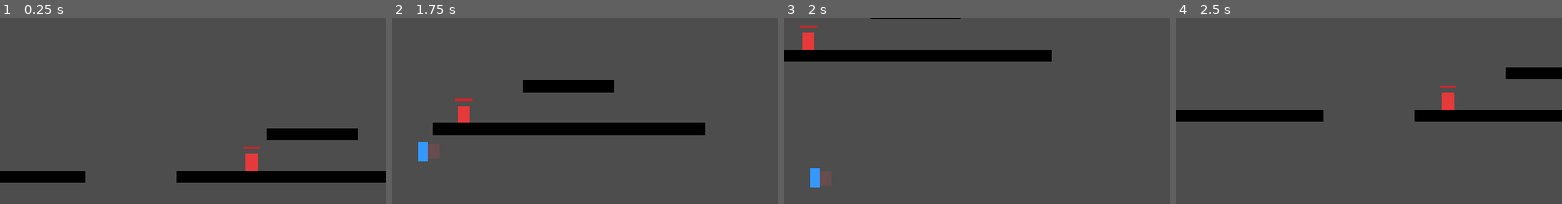
Above: before the commit, frames 1-4 (left to right).
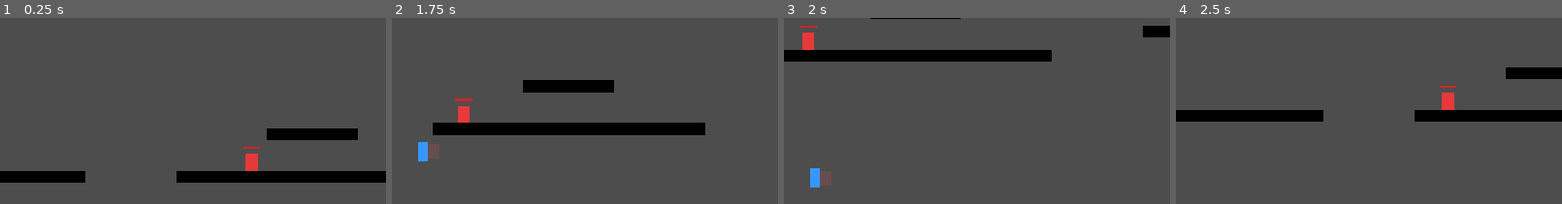
Above: after the commit, the same moments.

Repository: BrightHorizon-16/Everfall-Side-scroller-
Game: Godot game, scene res://scenes/main.tscn
The game is run twice, just before and just after one commit, with the same random seed, the same clock (stepped at 60 frames per second) and the same inputs.
Inputs (mouse positions are % of the whole screen's width and height, from its top left):
- Up to frame 1 (0.25 s): no input
- Up to frame 2 (1.75 s): tap Enter at 0.5 s; move the mouse to (72, 52) at 0.52 s; hold D (move_right) from 0.53 s (still down); click (72, 52) at 0.6 s; tap Space (jump) at 0.77, 1.52 s; move the mouse to (30, 63) at 1.27 s; tap 1 at 1.35 s
- Up to frame 3 (2 s): keep holding D (move_right)
- Up to frame 4 (2.5 s): move the mouse to (60, 32) at 2.02 s; release D (move_right) at 2.03 s; hold A (move_left) from 2.03 s (still down); tap 2 at 2.1 s
The pictures show only the part of the screen within x 50-100%, y 32-82%; the shares and areas given below are measured in that part.

Frames 1-2 are identical in both runs. In frame 3, 0.4% of the frame differs, in the area x 92-100%, y 4-11%; in frame 4, nothing differs.

Commit message:
Milestone 5: decoupled spawn point, extended platforming, EndPoint goal trigger

Diff:
--- a/scenes/main.tscn
+++ b/scenes/main.tscn
@@ -1,10 +1,11 @@
-[gd_scene load_steps=6 format=3]
+[gd_scene load_steps=7 format=3]
 
 [ext_resource type="PackedScene" path="res://scenes/player/player.tscn" id="1_player"]
 [ext_resource type="Script" path="res://scripts/camera/camera_follow.gd" id="2_camera_follow"]
 [ext_resource type="PackedScene" path="res://scenes/regions/beginner_world.tscn" id="3_beginner_world"]
 [ext_resource type="Script" path="res://scripts/ui/player_health_bar.gd" id="4_player_health_bar"]
 [ext_resource type="Script" path="res://scripts/ui/weapon_label.gd" id="5_weapon_label"]
+[ext_resource type="Script" path="res://scripts/ui/region_message.gd" id="6_region_message"]
 
 [node name="Main" type="Node2D"]
 
@@ -13,7 +14,6 @@
 [node name="BeginnerWorld" parent="World" instance=ExtResource("3_beginner_world")]
 
 [node name="Player" parent="." instance=ExtResource("1_player")]
-position = Vector2(-300, 250)
 
 [node name="Camera" type="Camera2D" parent="."]
 script = ExtResource("2_camera_follow")
@@ -35,3 +35,10 @@
 offset_right = 216.0
 offset_bottom = 72.0
 script = ExtResource("5_weapon_label")
+
+[node name="RegionMessage" type="Label" parent="UI"]
+anchor_right = 1.0
+offset_top = 80.0
+offset_bottom = 112.0
+horizontal_alignment = 1
+script = ExtResource("6_region_message")
--- a/scenes/regions/beginner_world.tscn
+++ b/scenes/regions/beginner_world.tscn
@@ -1,7 +1,8 @@
-[gd_scene load_steps=6 format=3]
+[gd_scene load_steps=9 format=3]
 
 [ext_resource type="PackedScene" path="res://scenes/enemies/chaser.tscn" id="1_chaser"]
 [ext_resource type="Script" path="res://scripts/components/kill_plane.gd" id="2_kill_plane"]
+[ext_resource type="Script" path="res://scripts/components/end_point.gd" id="3_end_point"]
 
 [sub_resource type="RectangleShape2D" id="RectangleShape2D_floor"]
 size = Vector2(450, 20)
@@ -9,10 +10,19 @@
 [sub_resource type="RectangleShape2D" id="RectangleShape2D_platform"]
 size = Vector2(150, 20)
 
+[sub_resource type="RectangleShape2D" id="RectangleShape2D_step"]
+size = Vector2(150, 20)
+
 [sub_resource type="RectangleShape2D" id="RectangleShape2D_killplane"]
-size = Vector2(2000, 40)
+size = Vector2(2600, 40)
+
+[sub_resource type="RectangleShape2D" id="RectangleShape2D_endpoint"]
+size = Vector2(24, 32)
 
 [node name="BeginnerWorld" type="Node2D"]
+
+[node name="PlayerSpawn" type="Marker2D" parent="." groups=["player_spawn"]]
+position = Vector2(-300, 250)
 
 [node name="FloorLeft" type="StaticBody2D" parent="."]
 position = Vector2(-300, 300)
@@ -50,11 +60,35 @@
 polygon = PackedVector2Array(-75, -10, 75, -10, 75, 10, -75, 10)
 color = Color(0, 0, 0, 1)
 
+[node name="StepUp1" type="StaticBody2D" parent="."]
+position = Vector2(750, 260)
+collision_layer = 1
+collision_mask = 0
+
+[node name="CollisionShape2D" type="CollisionShape2D" parent="StepUp1"]
+shape = SubResource("RectangleShape2D_step")
+
+[node name="Polygon2D" type="Polygon2D" parent="StepUp1"]
+polygon = PackedVector2Array(-75, -10, 75, -10, 75, 10, -75, 10)
+color = Color(0, 0, 0, 1)
+
+[node name="StepUp2" type="StaticBody2D" parent="."]
+position = Vector2(975, 210)
+collision_layer = 1
+collision_mask = 0
+
+[node name="CollisionShape2D" type="CollisionShape2D" parent="StepUp2"]
+shape = SubResource("RectangleShape2D_step")
+
+[node name="Polygon2D" type="Polygon2D" parent="StepUp2"]
+polygon = PackedVector2Array(-75, -10, 75, -10, 75, 10, -75, 10)
+color = Color(0, 0, 0, 1)
+
 [node name="Chaser" parent="." instance=ExtResource("1_chaser")]
 position = Vector2(200, 250)
 
 [node name="KillPlane" type="Area2D" parent="."]
-position = Vector2(0, 600)
+position = Vector2(250, 600)
 collision_layer = 0
 collision_mask = 6
 monitorable = false
@@ -62,3 +96,17 @@
 
 [node name="CollisionShape2D" type="CollisionShape2D" parent="KillPlane"]
 shape = SubResource("RectangleShape2D_killplane")
+
+[node name="EndPoint" type="Area2D" parent="." groups=["end_point"]]
+position = Vector2(975, 180)
+collision_layer = 0
+collision_mask = 2
+monitorable = false
+script = ExtResource("3_end_point")
+
+[node name="CollisionShape2D" type="CollisionShape2D" parent="EndPoint"]
+shape = SubResource("RectangleShape2D_endpoint")
+
+[node name="Polygon2D" type="Polygon2D" parent="EndPoint"]
+polygon = PackedVector2Array(-12, -16, 12, -16, 12, 16, -12, 16)
+color = Color(0.9, 0.8, 0.1, 0.8)
--- /dev/null
+++ b/scripts/components/end_point.gd
@@ -0,0 +1,21 @@
+extends Area2D
+## EndPoint
+##
+## Goal trigger for a region. When the player reaches it, emits a signal
+## (for UI to react to) and loops them back to the region's spawn point.
+## There's no next region to send them to yet and no win/save system -
+## this is a testable checkpoint, not a full level-complete system.
+class_name EndPoint
+
+signal reached
+
+
+func _ready() -> void:
+	body_entered.connect(_on_body_entered)
+
+
+func _on_body_entered(body: Node2D) -> void:
+	if body.is_in_group("player"):
+		reached.emit()
+		if body.has_method("reset_to_spawn"):
+			body.reset_to_spawn()
--- a/scripts/player/player.gd
+++ b/scripts/player/player.gd
@@ -8,6 +8,11 @@
 ## Both combat death (Health's "died" signal) and falling out of the
 ## world (KillPlane, via reset_to_spawn()) end up doing the same thing
 ## for the player - reset to spawn, full health.
+##
+## Spawn position comes from a "PlayerSpawn" marker in the loaded region
+## (found via the "player_spawn" group), not a hardcoded position - so
+## Main doesn't need to know anything about where each region wants the
+## player to start.
 class_name Player
 
 var respawn_position: Vector2
@@ -16,6 +21,9 @@
 
 
 func _ready() -> void:
+	var spawn := get_tree().get_first_node_in_group("player_spawn")
+	if spawn:
+		global_position = spawn.global_position
 	respawn_position = global_position
 	health.died.connect(_on_died)
 
--- /dev/null
+++ b/scripts/ui/region_message.gd
@@ -0,0 +1,32 @@
+extends Label
+## RegionMessage
+##
+## Shows a brief centered message when something triggers it (right now,
+## any EndPoint's "reached" signal - found via the "end_point" group, so
+## this doesn't need a direct scene reference). Hides itself again after
+## a short delay.
+class_name RegionMessage
+
+@export var display_seconds: float = 2.5
+@export var message_text: String = "Region Complete!"
+
+@onready var _timer: Timer = Timer.new()
+
+
+func _ready() -> void:
+	text = ""
+	add_child(_timer)
+	_timer.one_shot = true
+	_timer.timeout.connect(_on_timeout)
+
+	for end_point in get_tree().get_nodes_in_group("end_point"):
+		end_point.reached.connect(_on_reached)
+
+
+func _on_reached() -> void:
+	text = message_text
+	_timer.start(display_seconds)
+
+
+func _on_timeout() -> void:
+	text = ""
Not shown, changed: PROGRESS.md
